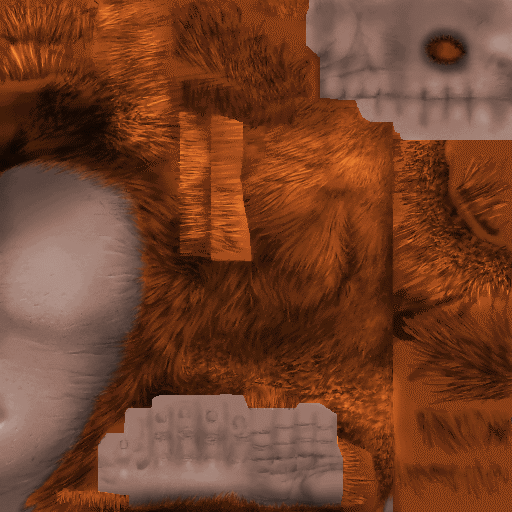
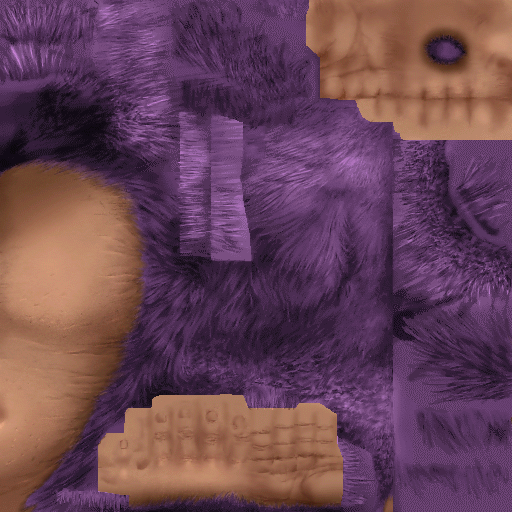
Two versions of the same layered image (w=512, h=512). Layer-by-layer changes:
hid group "Manky" (8 layers) over bbox(0, 0, 512, 512)
showed group "Purple" (9 layers) over bbox(0, 0, 512, 512)
hid group "Yellow V2" (8 layers) over bbox(0, 0, 512, 512)
